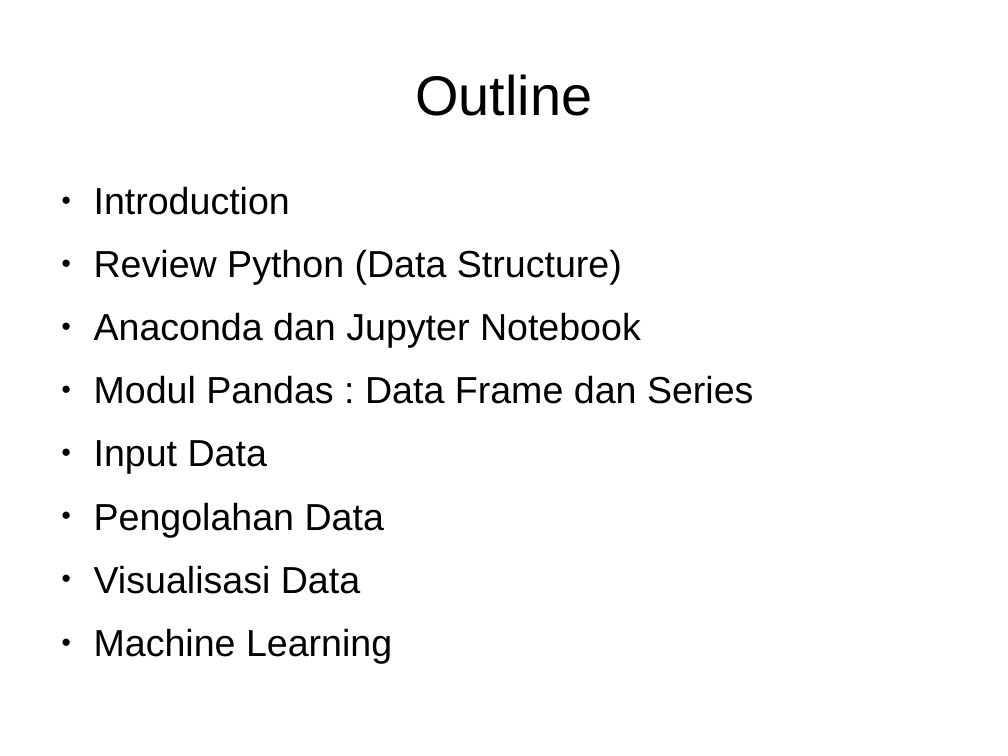
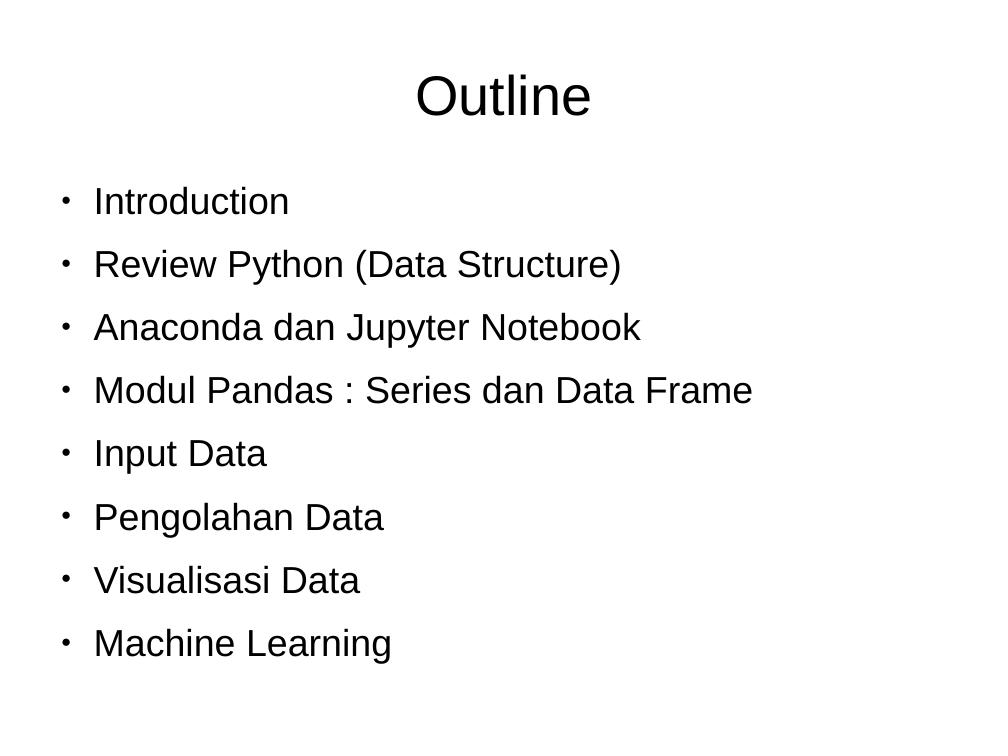
Before and after one commit to Arasy/SlidePythonDataScience, a slide deck: slide 4 of Ch0-Intro.odp (slide 3 before the commit). Drawn at 1008x756 pixels with LibreOffice and Linux fonts; fonts in the diff are those of the drawing. Boxes give left, top, right and bottom in pixels: in the first picture for what was removed or moved away, otherwise in the second. Text is boxed around its words. In the diff, an @@ line names an element or a change of style, - is before the commit and + after.

```diff
--- a/Ch0-Intro.odp
+++ b/Ch0-Intro.odp
@@ text at <box>94,375,754,404</box>: text changed @@
-● Modul Pandas : Data Frame dan Series
+● Modul Pandas : Series dan Data Frame
```
Also in this commit, not shown: 1 other slide changed, 4 slides added, 1 slide removed.
